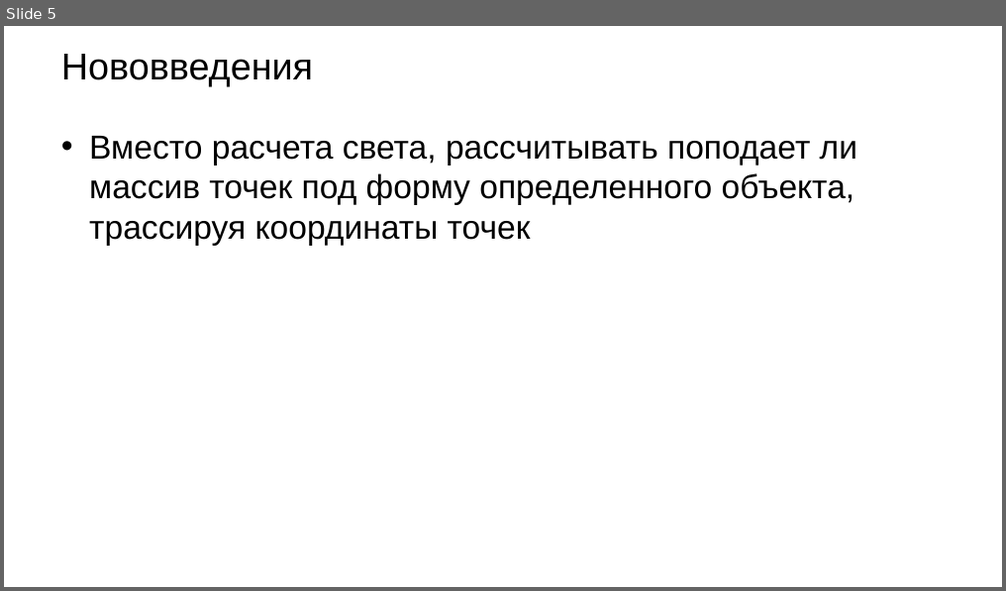
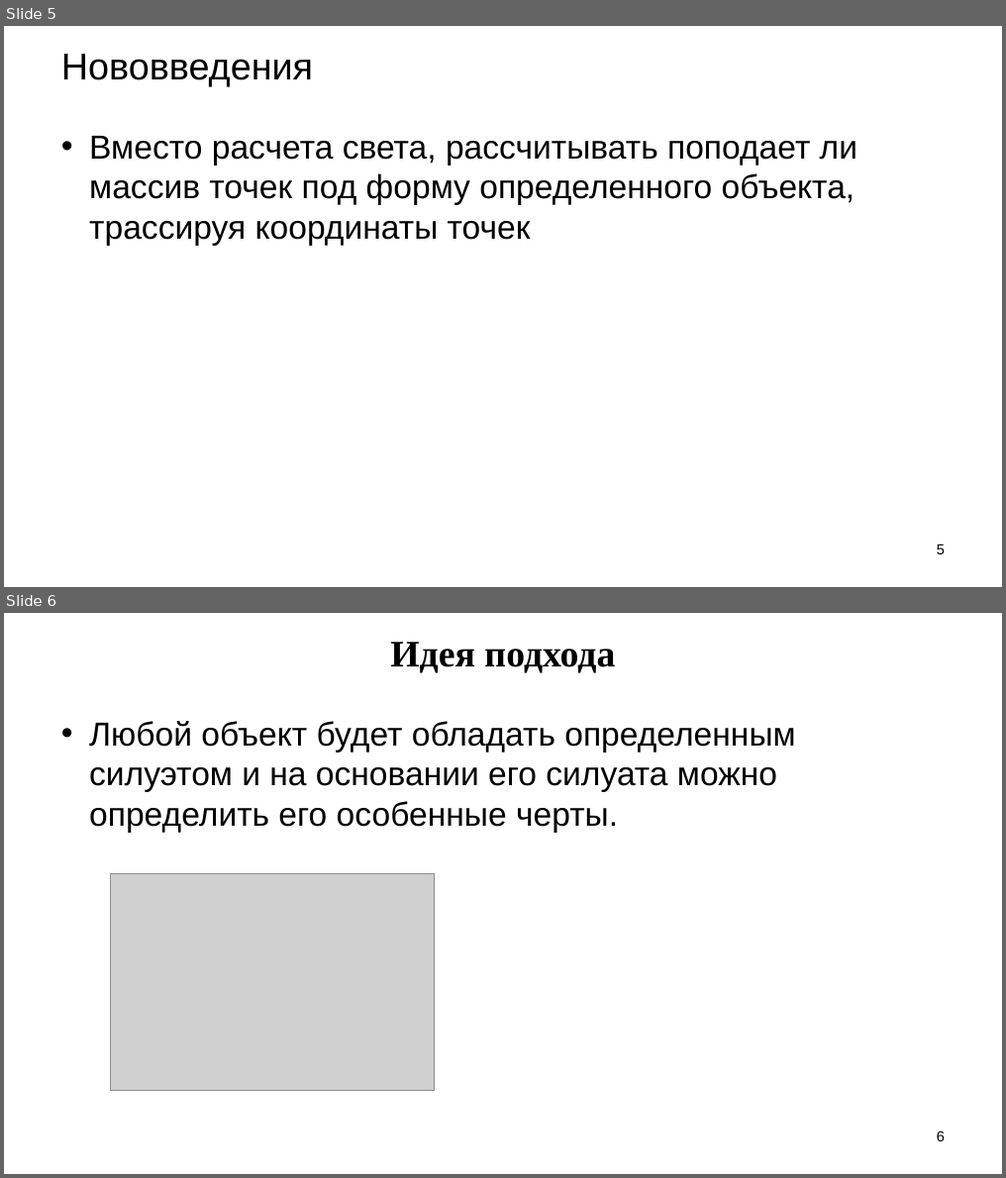
Before and after one commit to Dima3108/LaserScanningRecognition, a slide deck: Нейросеть для классификации облака точек.pptx. Shown one above the other, each under a label of ours: slide 5 before the commit, slides 5 and 6 after it. The pictures are 1006x591 and 1006x1178 pixels, drawn with LibreOffice and Linux fonts; fonts in the diff are those of the drawing; grey boxes stand for pictures; background and template pictures are left out. Boxes give left, top, right and bottom in pixels: in the first picture for what was removed or moved away, otherwise in the second. Text is boxed around its words. In the diff, an @@ line names an element or a change of style, - is before the commit and + after.

```diff
--- a/Нейросеть для классификации облака точек.pptx
+++ b/Нейросеть для классификации облака точек.pptx
@@ slide 6 added at bbox=[4, 613, 1002, 1174], background picture (left out) @@
@@ title added at bbox=[390, 642, 615, 673], 36 pt, text #000000, bold @@
+Идея подхода
@@ text added at bbox=[89, 721, 795, 833], 32 pt, text #000000 @@
+• Любой объект будет обладать определенным силуэтом и на основании его силуата можно определить его особенные черты.
@@ picture added at bbox=[110, 874, 435, 1090] @@
@@ page number added at bbox=[937, 1131, 944, 1142], 14 pt, text #000000 @@
+6
@@ slide 5 changed as well @@
@@ page number added at bbox=[937, 545, 944, 555], 14 pt, text #000000 @@
+5
```
Also in this commit, not shown: 6 other slides changed, 3 other slides added, 1 other file.
